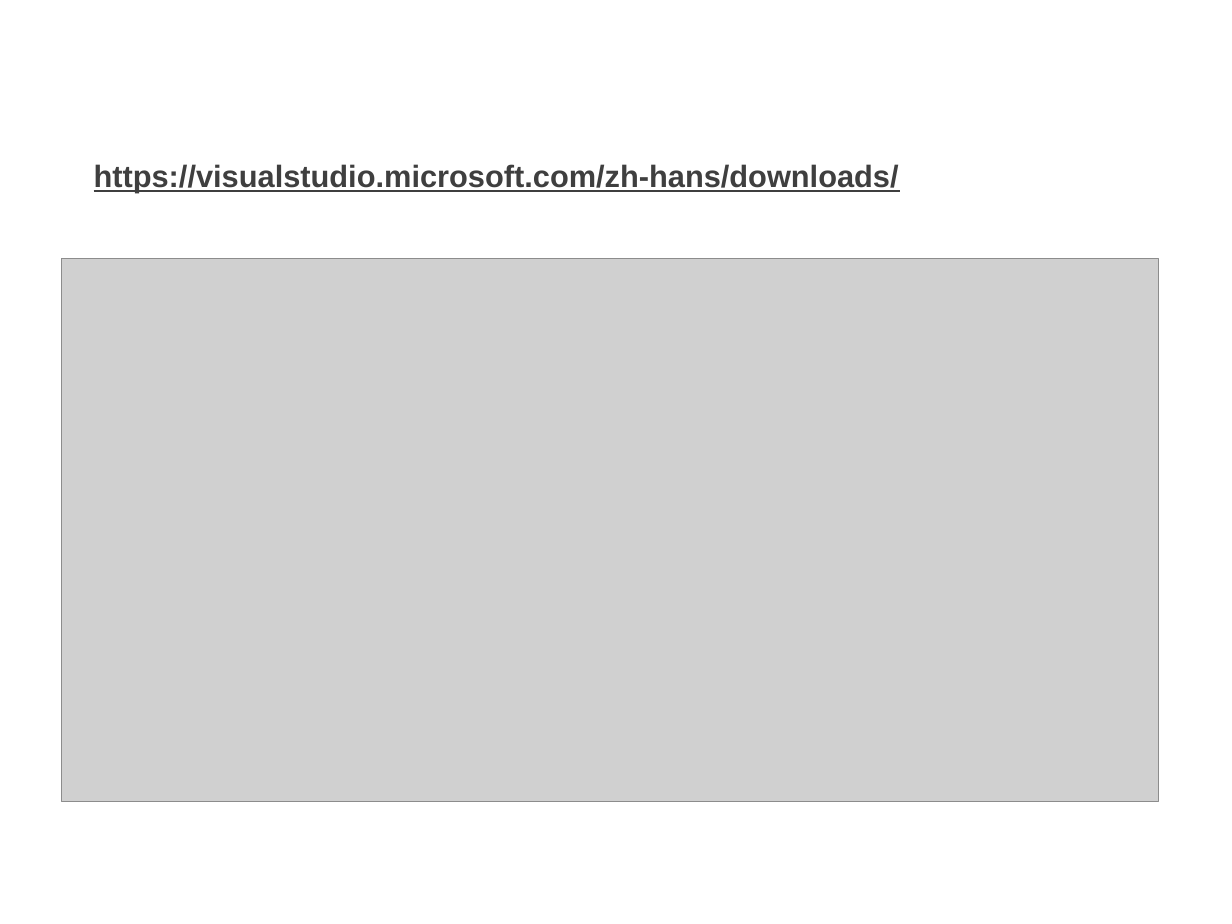
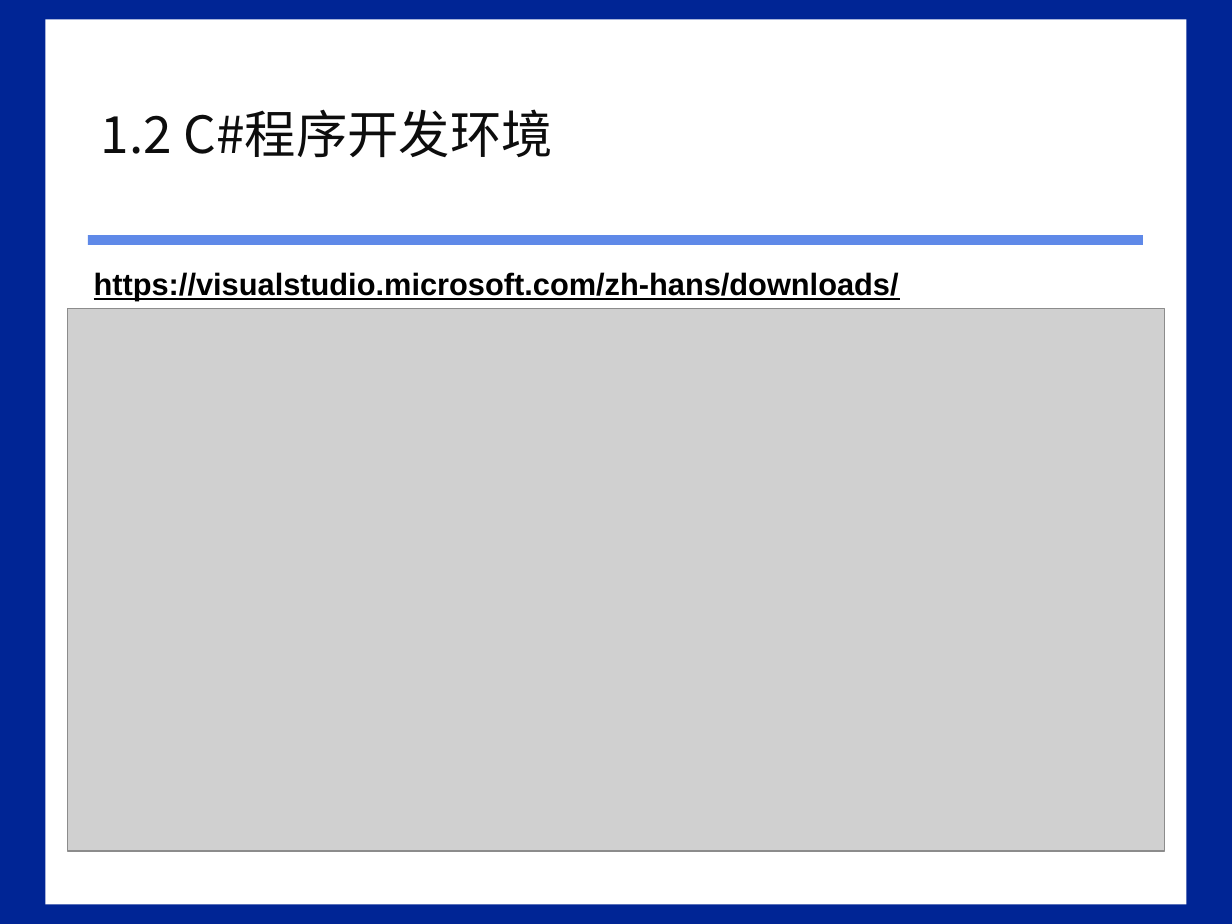
Before and after one commit to HBU/C-Sharp.net, a slide deck: slide 7 of PPT/00第一章.ppt. Drawn at 1232x924 pixels with LibreOffice and Linux fonts; fonts in the diff are those of the drawing; grey boxes stand for pictures; background and template pictures are left out. Boxes give left, top, right and bottom in pixels: in the first picture for what was removed or moved away, otherwise in the second. Text is boxed around its words. In the diff, an @@ line names an element or a change of style, - is before the commit and + after.

```diff
--- a/PPT/00第一章.ppt
+++ b/PPT/00第一章.ppt
@@ background picture (left out) to #002595 @@
@@ rectangle added at bbox=[46, 20, 1186, 904], fill #FFFFFF @@
@@ title "1.2 C#程序开发环境": place and size @@
-title "1.2 C#程序开发环境" at bbox=[85, 0, 1148, 123]
+title "1.2 C#程序开发环境" at bbox=[101, 109, 553, 157]
@@ title "1.2 C#程序开发环境" at bbox=[101, 109, 553, 157]: size 36 to 30 pt, font Arial to Noto Sans CJK SC, text colour #FFFFFF to #0D0D0D @@
@@ rectangle added at bbox=[87, 235, 1142, 245], fill #5F89E8 @@
@@ text "https://visualstudio.microsoft.com/zh-hans/downloads/": place and size @@
-text "https://visualstudio.microsoft.com/zh-hans/downloads/" at bbox=[94, 164, 899, 192]
+text "https://visualstudio.microsoft.com/zh-hans/downloads/" at bbox=[94, 272, 899, 301]
@@ text "https://visualstudio.microsoft.com/zh-hans/downloads/" at bbox=[94, 272, 899, 301]: text colour #3F3F3F to #000000 @@
@@ picture: place and size @@
-picture at bbox=[62, 259, 1158, 801]
+picture at bbox=[68, 308, 1164, 850]
```
Also in this commit, not shown: 19 other slides changed, 1 other file.
